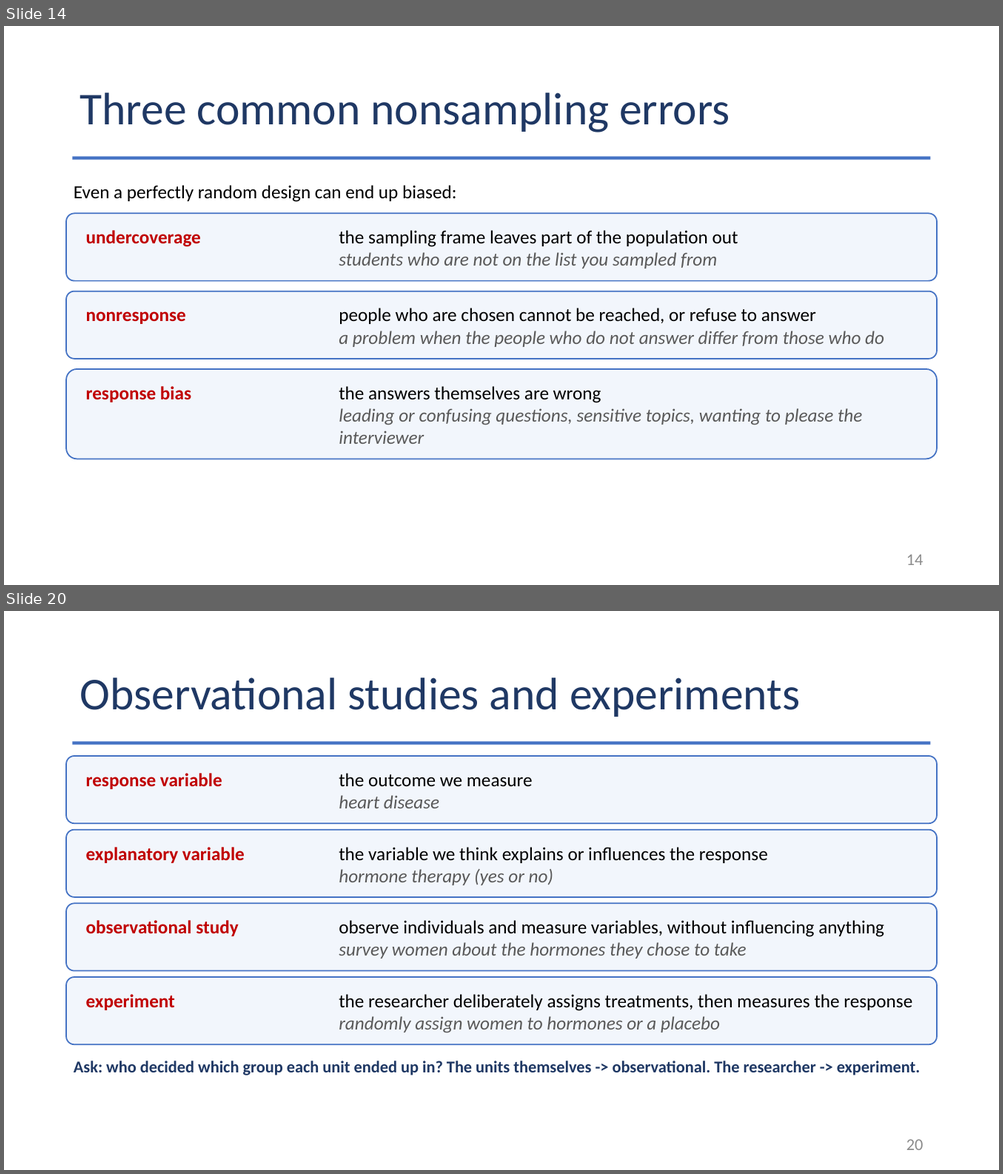
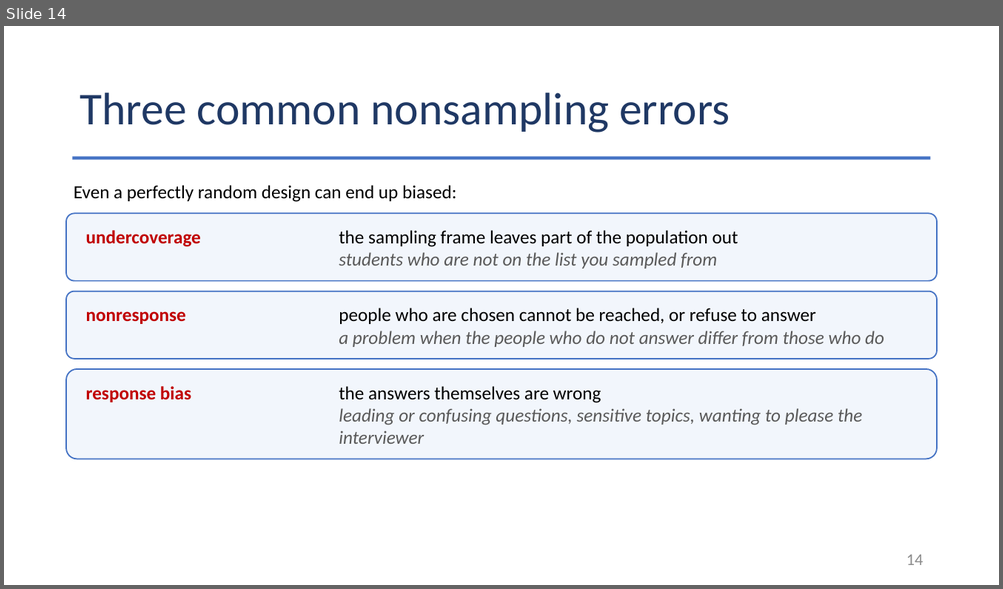
Before and after one commit to Jarred6068/Kvamme_UI_STAT251, a slide deck: docs/lecture_slides/Week 5/Week5_Lecture9_Slides_9_21_2026.pptx. Shown one above the other, each under a label of ours: slides 14 and 20 before the commit, slide 14 after it; the slides between them are not shown. The pictures are 1003x1174 and 1003x589 pixels, drawn with LibreOffice and Linux fonts; fonts in the diff are those of the drawing. Boxes give left, top, right and bottom in pixels: in the first picture for what was removed or moved away, otherwise in the second. Text is boxed around its words. In the diff, an @@ line names an element or a change of style, - is before the commit and + after.

```diff
--- a/docs/lecture_slides/Week 5/Week5_Lecture9_Slides_9_21_2026.pptx
+++ b/docs/lecture_slides/Week 5/Week5_Lecture9_Slides_9_21_2026.pptx
@@ slide 20 removed at box(4, 611, 999, 1170), background #FFFFFF @@
@@ title removed at box(79, 678, 800, 717) @@
-Observational studies and experiments
@@ rectangle removed at box(73, 741, 930, 744) @@
@@ rounded rectangle removed at box(66, 756, 936, 823) @@
@@ text removed at box(86, 773, 222, 789) @@
-response variable
@@ text removed at box(338, 773, 532, 809) @@
-the outcome we measure
-heart disease
@@ rounded rectangle removed at box(66, 829, 936, 897) @@
@@ text removed at box(86, 847, 244, 863) @@
-explanatory variable
@@ text removed at box(338, 847, 768, 886) @@
-the variable we think explains or influences the response
-hormone therapy (yes or no)
@@ rounded rectangle removed at box(66, 903, 936, 971) @@
@@ text removed at box(86, 920, 238, 937) @@
-observational study
@@ text removed at box(338, 920, 884, 959) @@
-observe individuals and measure variables, without influencing anything
-survey women about the hormones they chose to take
@@ rounded rectangle removed at box(66, 977, 936, 1045) @@
@@ text removed at box(86, 994, 175, 1011) @@
-experiment
@@ text removed at box(338, 994, 912, 1034) @@
-the researcher deliberately assigns treatments, then measures the response
-randomly assign women to hormones or a placebo
@@ text removed at box(74, 1061, 920, 1076) @@
-Ask: who decided which group each unit ended up in? The units themselves -> observational. The researcher -> experiment.
@@ page number removed at box(906, 1139, 923, 1150) @@
-20
```
Also in this commit, not shown: 27 other slides removed, 35 other files.
